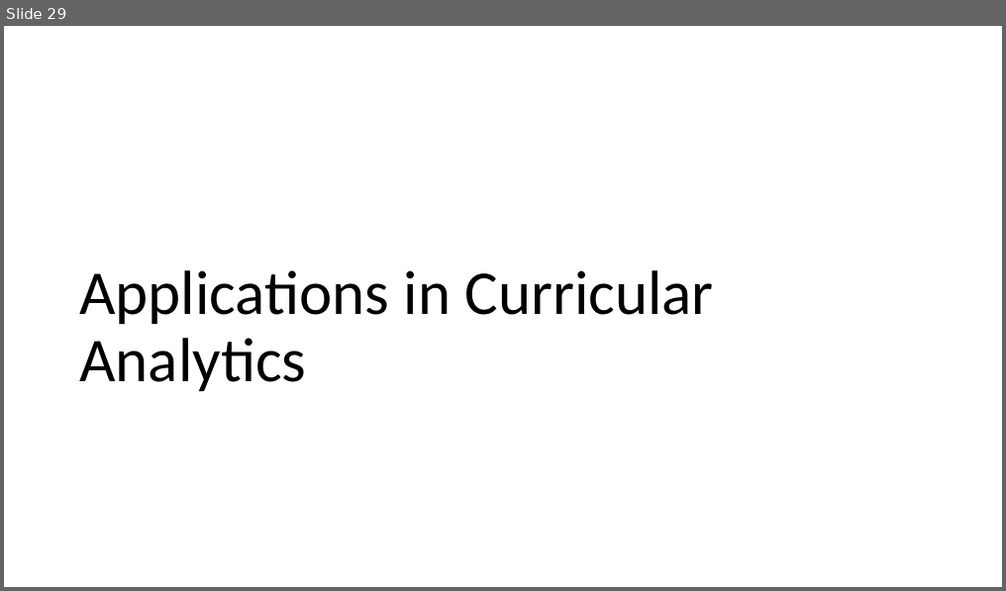
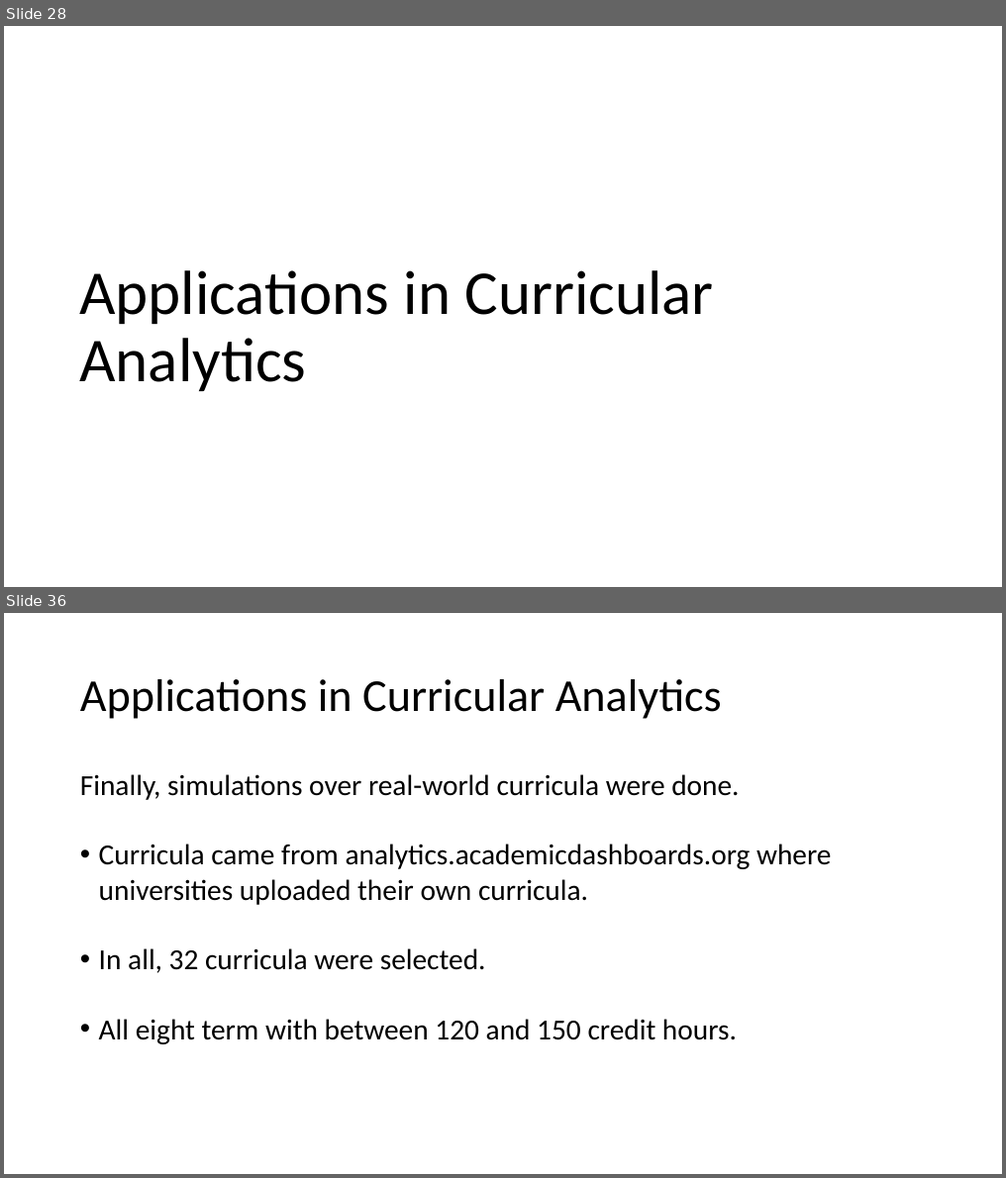
Before and after one commit to M-S-H/thesis, a slide deck: Defense.pptx. Shown one above the other, each under a label of ours: slide 29 before the commit, slides 28 and 36 after it; the slides between them are not shown. The pictures are 1006x591 and 1006x1178 pixels, drawn with LibreOffice and Linux fonts; fonts in the diff are those of the drawing. Boxes give left, top, right and bottom in pixels: in the first picture for what was removed or moved away, otherwise in the second. Text is boxed around its words. In the diff, an @@ line names an element or a change of style, - is before the commit and + after.

```diff
--- a/Defense.pptx
+++ b/Defense.pptx
@@ slide 36 added at bbox=[4, 613, 1002, 1174], background #FFFFFF @@
@@ title added at bbox=[80, 679, 722, 719], 44 pt, text #000000 @@
+Applications in Curricular Analytics
@@ text added at bbox=[80, 774, 831, 1045], 28 pt, text #000000 @@
+Finally, simulations over real-world curricula were done.
+• Curricula came from analytics.academicdashboards.org where universities uploaded their own curricula.
+• In all, 32 curricula were selected.
+• All eight term with between 120 and 150 credit hours.
@@ what was slide 29 is now slide 28 @@
```
Also in this commit, not shown: 1 slide changed, 20 other slides added, 1 slide removed, 6 other files.
